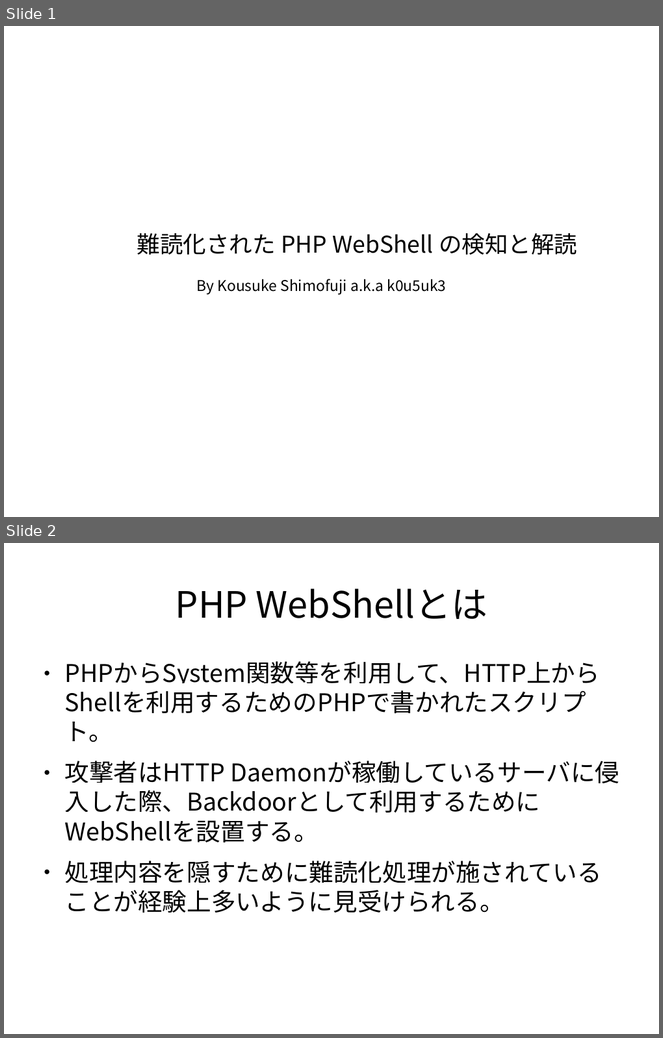
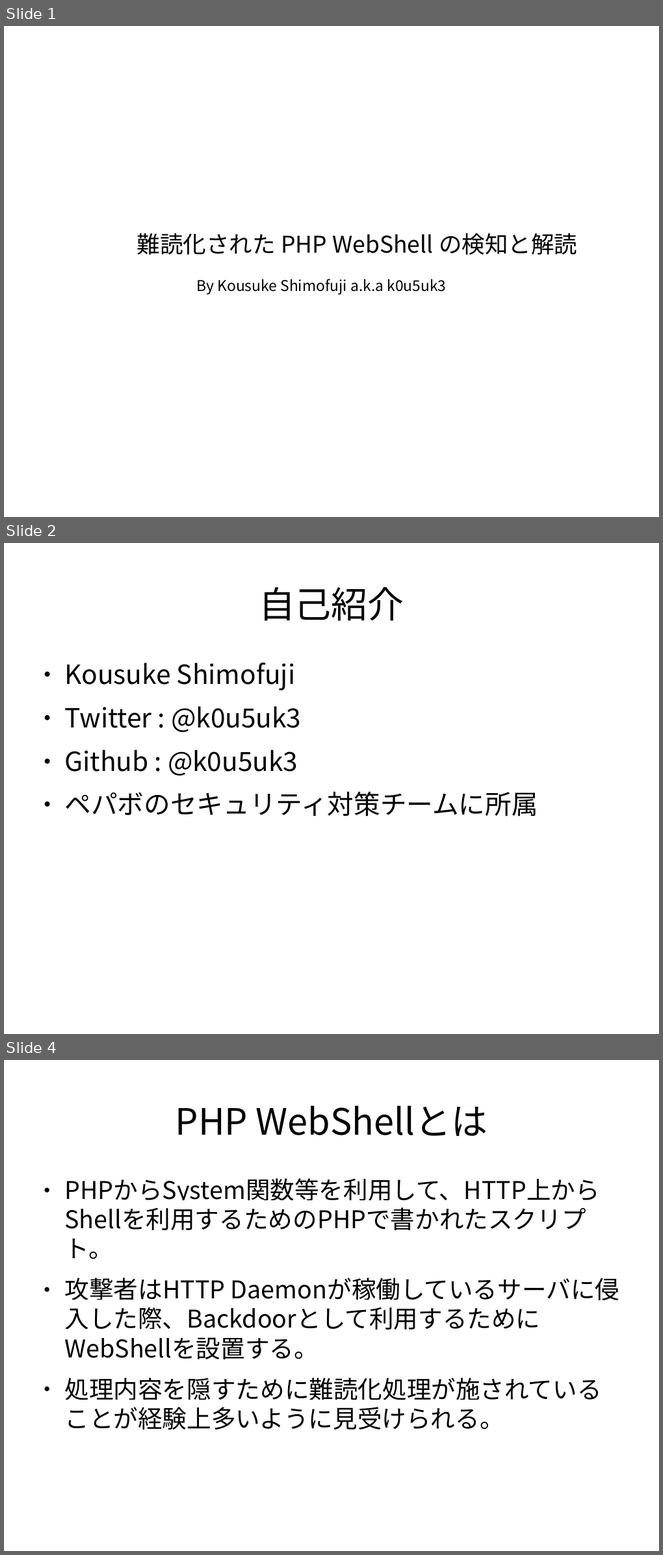
Before and after one commit to k0u5uk3/obfuscated-php-webshell-detector, a slide deck: doc/HostingCasual.odp. Shown one above the other, each under a label of ours: slides 1 and 2 before the commit, slides 1, 2 and 4 after it; the slides between them are not shown. The pictures are 663x1038 and 663x1555 pixels, drawn with LibreOffice and Linux fonts; fonts in the diff are those of the drawing. Boxes give left, top, right and bottom in pixels: in the first picture for what was removed or moved away, otherwise in the second. Text is boxed around its words. In the diff, an @@ line names an element or a change of style, - is before the commit and + after.

```diff
--- a/doc/HostingCasual.odp
+++ b/doc/HostingCasual.odp
@@ slide 2 added at (x1=4, y1=543, x2=659, y2=1034), background #FFFFFF @@
@@ title added at (x1=259, y1=587, x2=404, y2=621), 44 pt, text #000000 @@
+自己紹介
@@ text added at (x1=65, y1=663, x2=538, y2=817), 32 pt, text #000000 @@
+● Kousuke Shimofuji
+● Twitter : @k0u5uk3
+● Github : @k0u5uk3
+● ペパボのセキュリティ対策チームに所属
@@ what was slide 2 is now slide 4 @@
```
Also in this commit, not shown: 5 slides changed.
